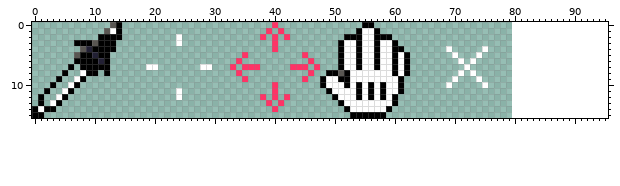
Sprite sheet -- assets/cursors.png. The first picture shows the starting point.
The file is 80x16 pixels. The old version is drawn lined up with the new one, on the new canvas.
Once edited:
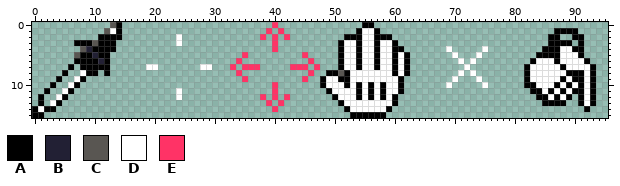
Palette (. is transparent): A #000000  B #222034  C #595652  D #ffffff  E #ff3366
The exact change:
canvas 80x16 -> 96x16
@@ x 80..95 @@
  0 ................
- 1 ................
- 2 ................
- 3 ................
- 4 ................
- 5 ................
- 6 ................
- 7 ................
- 8 ................
- 9 ................
-10 ................
-11 ................
-12 ................
-13 ................
-14 ................
+ 1 .......AAAA.....
+ 2 ......AA..AA....
+ 3 ......AAAA.A....
+ 4 .....AAADDAA....
+ 5 ....AAAADDDA....
+ 6 ...ADDDADDDDA...
+ 7 ..ADDDDDADDDDA..
+ 8 ..ADDDDDDAAADA..
+ 9 ..ADDDDDADAADA..
+10 ..AADDDADADADA..
+11 ...AADADADAADA..
+12 ....AADADA.ADA..
+13 .....AAAA..ADA..
+14 ............A...
 15 ................
Boxes around the changes in both pictures, in picture pixels (x1, y1, x2, y2):
added: (524, 28, 596, 112)
